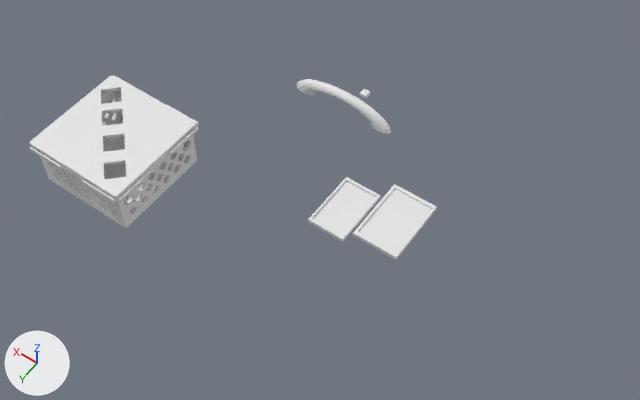
An edit to the Blender file 3D Models/Caixa Esp32/Caixa completa.blend, drawn before and after from the same camera.
Rendered twice from a camera (50 mm lens) standing at (-0.213, 0.722, 0.859) and looking at (0.16, 0.199, 0.037). Every picture has the same lights, and +X, +Y and +Z are marked at lower left.

In view in the first picture: 'Berço esp', 'Cube', 'Fundo_impressao', 'Fundo_impressao.001', 'Handle'.
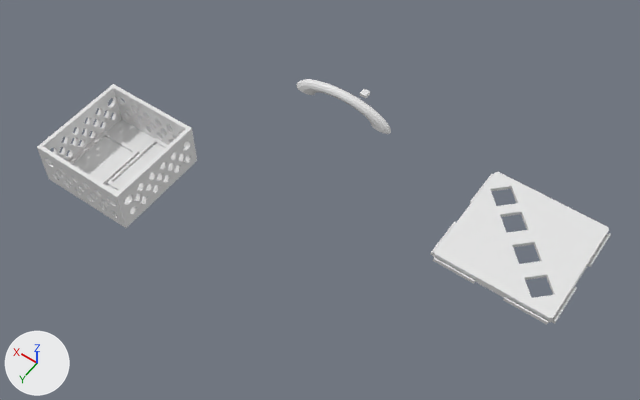
Changed parts and their boxes (x1, y1, x2, y2) in the pictures (640 x 400 px):
'Cube', moved
    before: (29, 75, 199, 202)
    after: (431, 172, 611, 324)
'Fundo_impressao.001', moved, rescaled (16% shorter)
    before: (353, 184, 437, 260)
    after: (107, 138, 187, 202)
'Berço esp', deleted
    before: (308, 177, 381, 242)
'Cube.002', added
    after: (68, 131, 140, 185)

The change, as a list of edits to the scene's bpy script:
```text
Add me_cube_002:
    me_cube_002.from_pydata([(-1.0, -1.0, -1.0), (-0.83, -0.89, -0.06), (-1.0, -1.0, 1.0), (-1.0, 1.0, -1.0), (-0.83, 0.89, -0.06), (-1.0, 1.0, 1.0), (1.0, -1.0, -1.0), (0.83, -0.89, -0.06), (1.0, -1.0, 1.0), (1.0, 1.0, -1.0), (0.83, 0.89, -0.06), (1.0, 1.0, 1.0), (0.83, 0.89, 1.0), (-0.83, 0.89, 1.0), (-0.83, -0.89, 1.0), (0.83, -0.89, 1.0)], [], [(0, 2, 5, 3), (3, 5, 11, 9), (9, 11, 8, 6), (6, 8, 2, 0), (3, 9, 6, 0), (14, 2, 8, 15), (15, 8, 11, 5, 2, 14, 13, 12), (14, 1, 4, 13), (13, 4, 10, 12), (10, 7, 15, 12), (7, 1, 14, 15), (4, 1, 7, 10)])
    for i in [*range(7, 12)]: me_cube_002.polygons[i].material_index = 568
Remove ob_berço_esp:
    ob_berço_esp = bpy.data.objects.new('Berço esp', me_plane_011)
    ob_berço_esp.location = (0.1389, 0.1778, 0.0121)
    ob_berço_esp.scale = (1.0, 1.14, 1.0)
Change ob_fundo_impressao_001:
    ob_fundo_impressao_001.location: (0.0796, 0.1581, 0.0121) -> (0.3707, 0.268, 0.0076)
    ob_fundo_impressao_001.scale: (0.9, 0.6, 1.0) -> (0.9, 0.586, 1.0)
Change ob_cube:
    ob_cube.location: (0.4014, 0.2829, 0.0733) -> (-0.0676, 0.1416, 0.0733)
Add ob_cube_002:
    ob_cube_002 = bpy.data.objects.new('Cube.002', me_cube_002)
    ob_cube_002.location = (0.4314, 0.298, 0.0119)
    ob_cube_002.scale = (0.03, 0.045, 0.0025)
```
